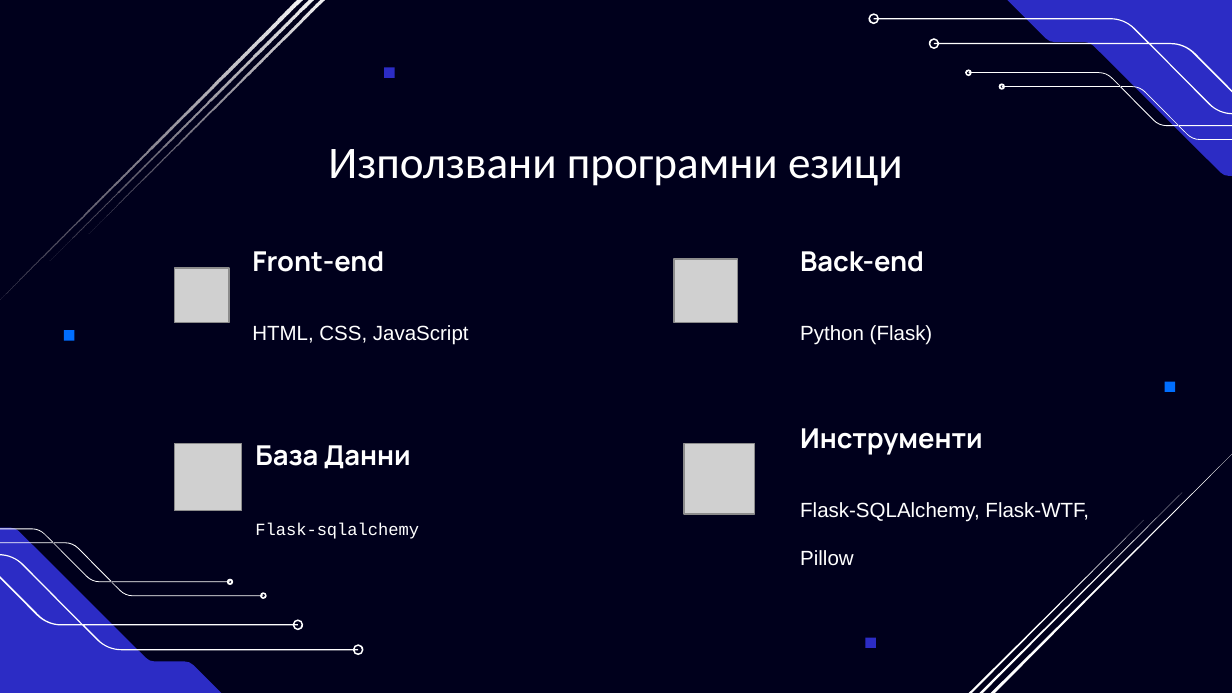
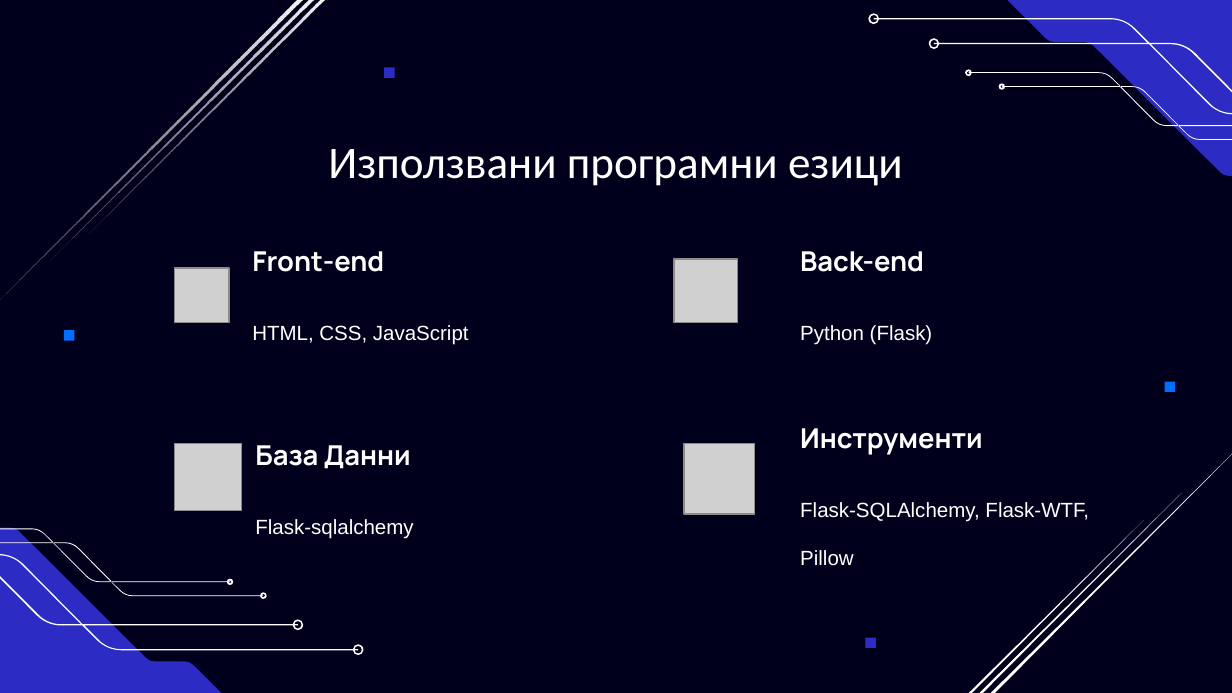
Before and after one commit to codingburgas/2425-11-b-pp-student-practices-assignment-ATSivkov21, a slide deck: slide 7 of Documents/Presentation.pptx. Drawn at 1232x693 pixels with LibreOffice and Linux fonts; fonts in the diff are those of the drawing; grey boxes stand for pictures; background and template pictures are left out. Boxes give left, top, right and bottom in pixels: in the first picture for what was removed or moved away, otherwise in the second. Text is boxed around its words. In the diff, an @@ line names an element or a change of style, - is before the commit and + after.

```diff
--- a/Documents/Presentation.pptx
+++ b/Documents/Presentation.pptx
@@ text "Flask-sqlalchemy" at [255, 519, 413, 539]: size 10 to 12 pt, font Courier New to Arial @@
```
Also in this commit, not shown: 1 other slide changed, 1 other file.
